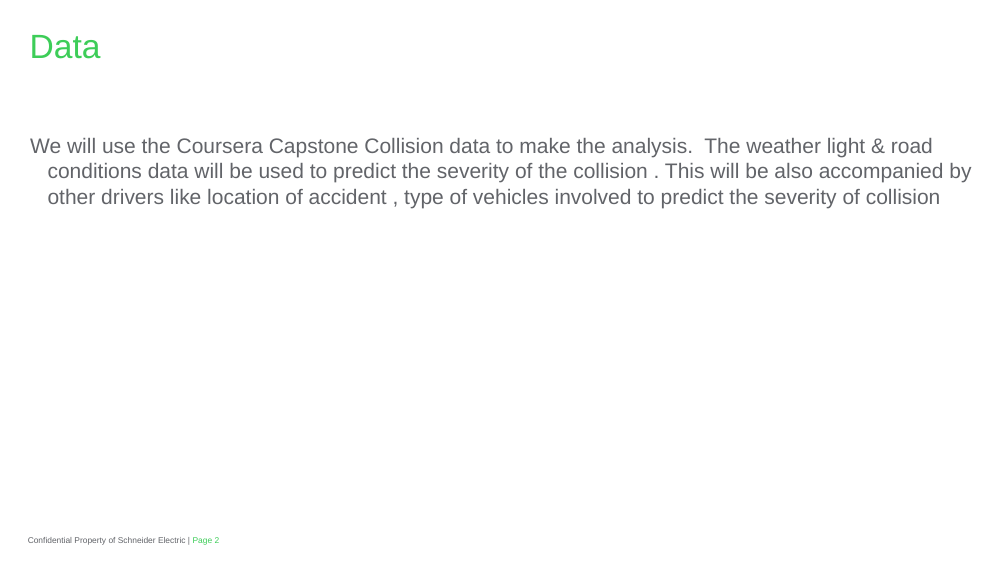
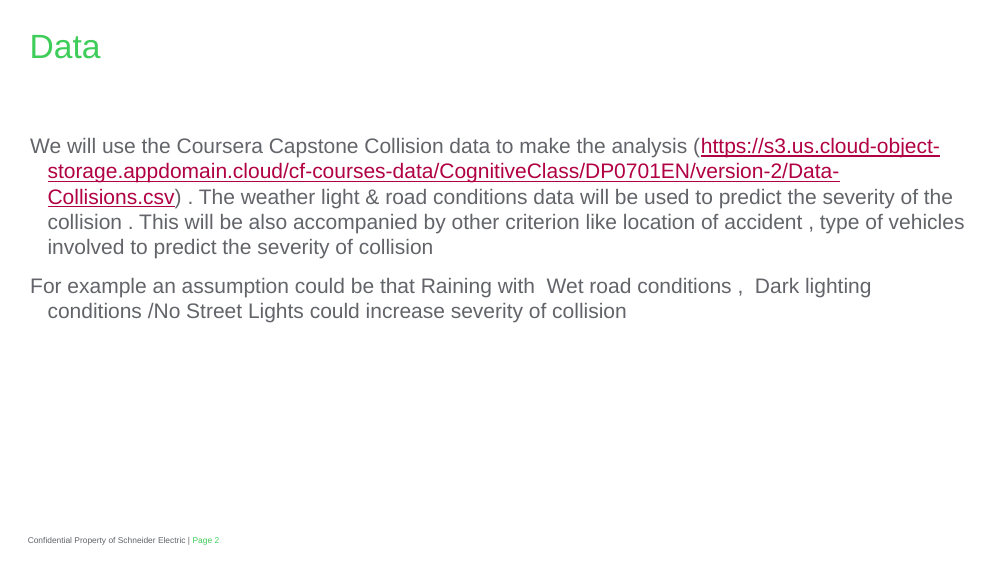
Before and after one commit to ashorey/Capstone-Project, a slide deck: slide 2 of Business Objective and Data.pptx. Drawn at 1008x567 pixels with LibreOffice and Linux fonts; fonts in the diff are those of the drawing; background and template pictures are left out. Boxes give left, top, right and bottom in pixels: in the first picture for what was removed or moved away, otherwise in the second. Text is boxed around its words. In the diff, an @@ line names an element or a change of style, - is before the commit and + after.

```diff
--- a/Business Objective and Data.pptx
+++ b/Business Objective and Data.pptx
@@ text at [30,137,965,323]: text changed @@
-We will use the Coursera Capstone Collision data to make the analysis. The weather light & road conditions data will be used to predict the severity of the collision . This will be also accompanied by other drivers like location of accident , type of vehicles involved to predict the severity of collision
+We will use the Coursera Capstone Collision data to make the analysis (https://s3.us.cloud-object-storage.appdomain.cloud/cf-courses-data/CognitiveClass/DP0701EN/version-2/Data-Collisions.csv) . The weather light & road conditions data will be used to predict the severity of the collision . This will be also accompanied by other criterion like location of accident , type of vehicles involved to predict the severity of collision
+For example an assumption could be that Raining with Wet road conditions , Dark lighting conditions /No Street Lights could increase severity of collision
```
Also in this commit, not shown: 1 other slide changed.
